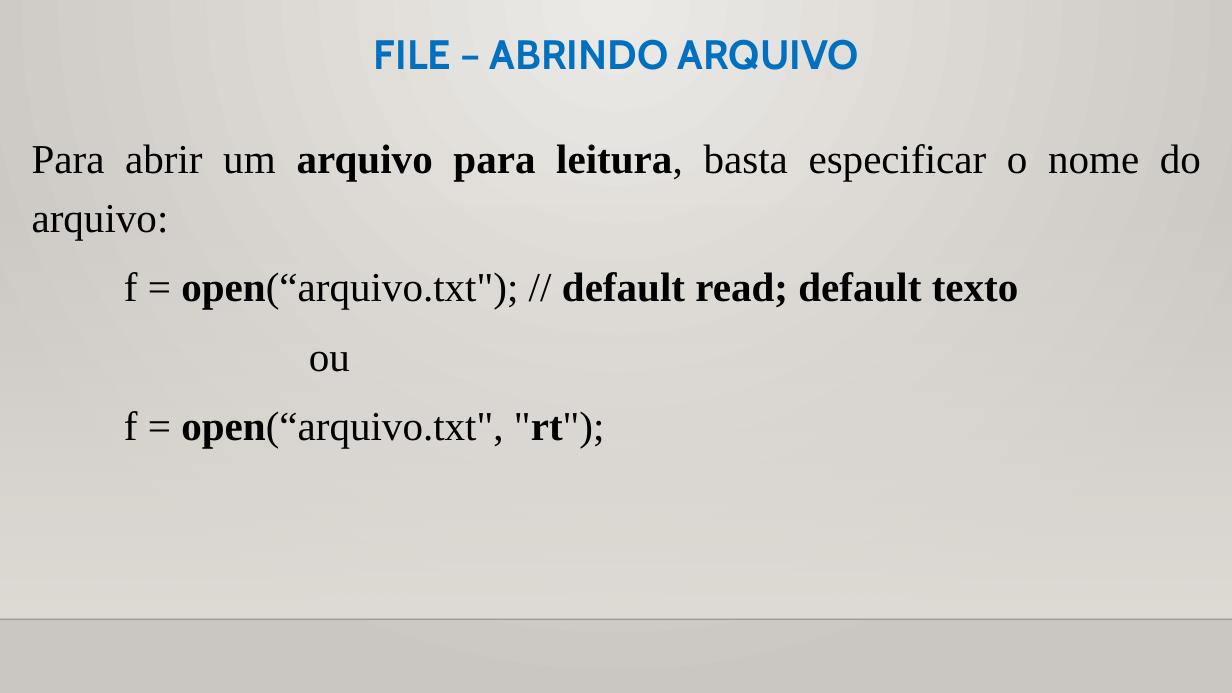
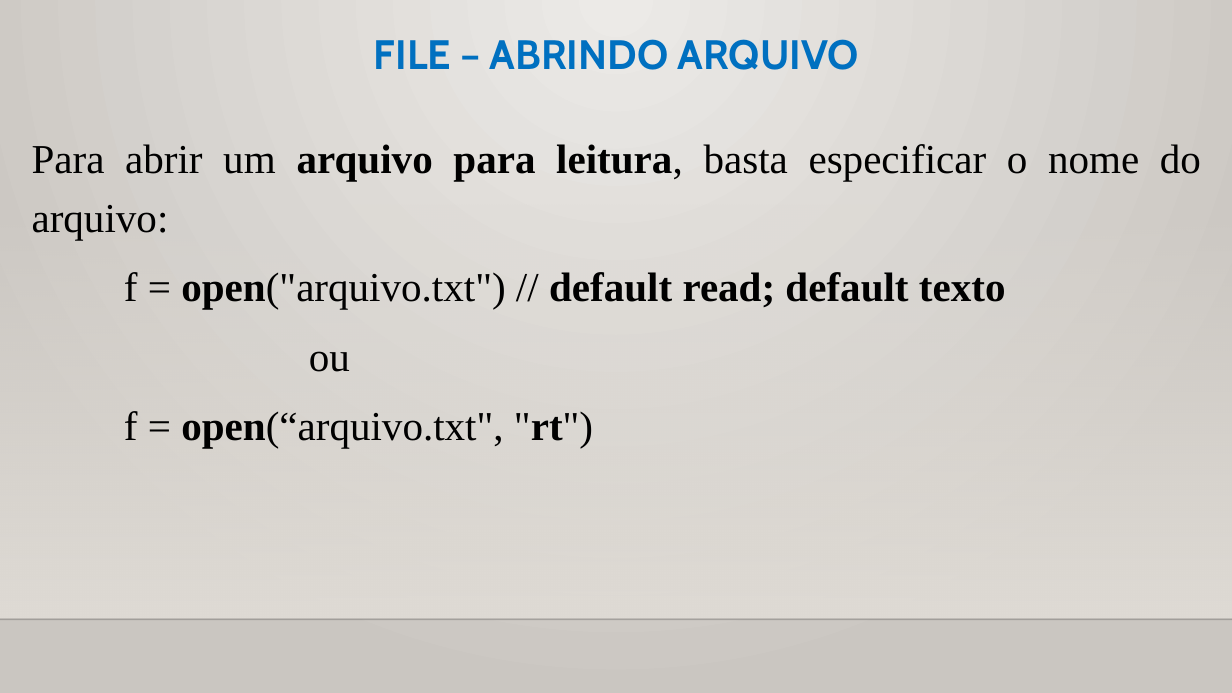
Before and after one commit to CloudEducationBrazil/WydenUniRuyPythonRAD, a slide deck: slide 18 of 01 Classes/Aula 10 RAD Python - Arquivos e JSON.pptx. Drawn at 1232x693 pixels with LibreOffice and Linux fonts; fonts in the diff are those of the drawing; background and template pictures are left out. Boxes give left, top, right and bottom in pixels: in the first picture for what was removed or moved away, otherwise in the second. Text is boxed around its words. In the diff, an @@ line names an element or a change of style, - is before the commit and + after.

```diff
--- a/01 Classes/Aula 10 RAD Python - Arquivos e JSON.pptx
+++ b/01 Classes/Aula 10 RAD Python - Arquivos e JSON.pptx
@@ text at [124, 272, 1006, 309]: text changed @@
-f = open(“arquivo.txt"); // default read; default texto
+f = open("arquivo.txt") // default read; default texto
@@ text at [124, 411, 593, 448]: text changed @@
-f = open(“arquivo.txt", "rt");
+f = open(“arquivo.txt", "rt")
```
Also in this commit, not shown: 15 other slides changed, 7 other files.
